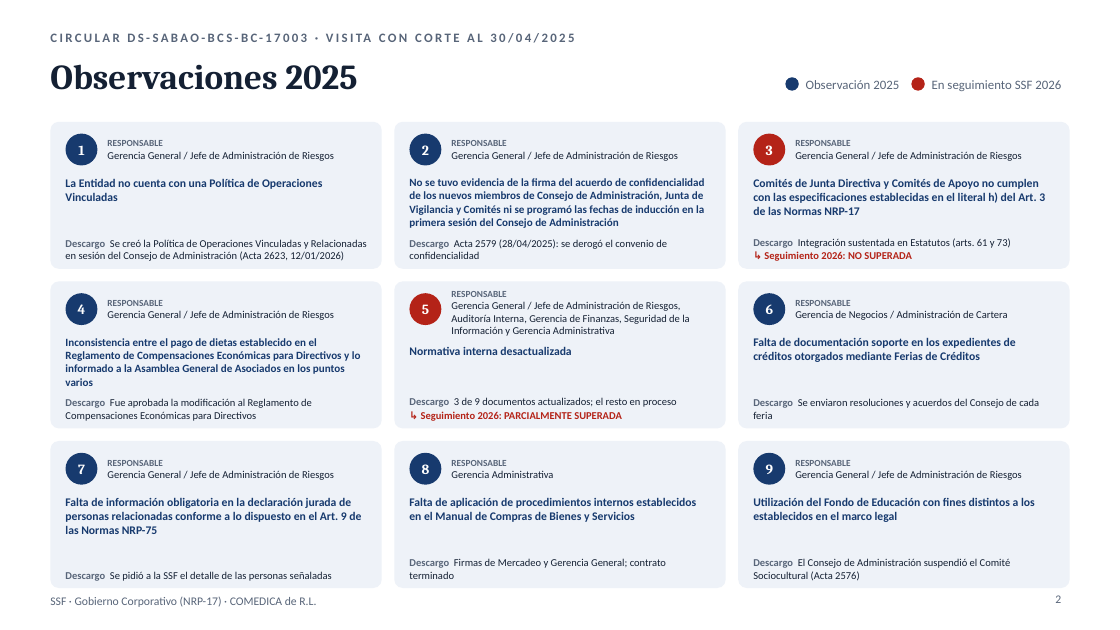
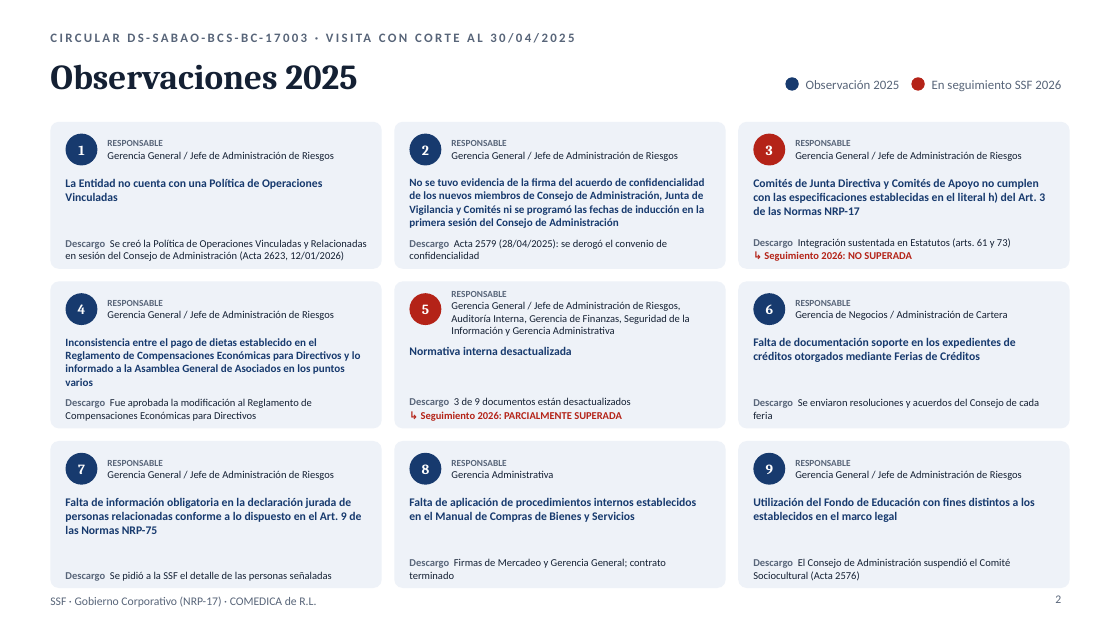
Before and after one commit to menjivar201280/riesgo, a slide deck: slide 2 of supervision-gobierno-corporativo/Supervision_GC_SSF_COMEDICA_2025-2026.pptx. Drawn at 1120x630 pixels with LibreOffice and Linux fonts; fonts in the diff are those of the drawing. Boxes give left, top, right and bottom in pixels: in the first picture for what was removed or moved away, otherwise in the second. Text is boxed around its words. In the diff, an @@ line names an element or a change of style, - is before the commit and + after.

```diff
--- a/supervision-gobierno-corporativo/Supervision_GC_SSF_COMEDICA_2025-2026.pptx
+++ b/supervision-gobierno-corporativo/Supervision_GC_SSF_COMEDICA_2025-2026.pptx
@@ text at bbox=[409, 397, 630, 407]: text changed @@
-Descargo 3 de 9 documentos actualizados; el resto en proceso
+Descargo 3 de 9 documentos están desactualizados
```
